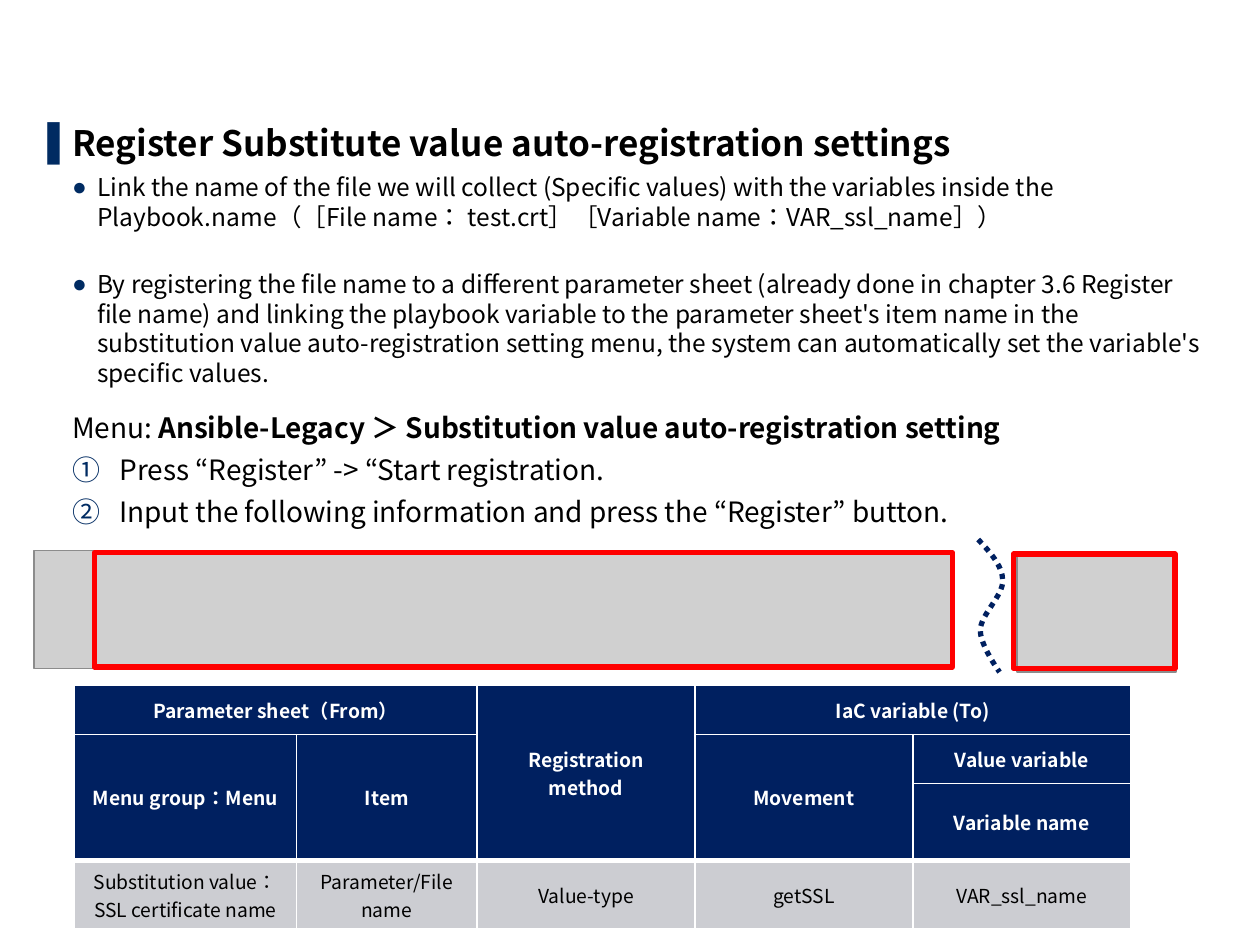
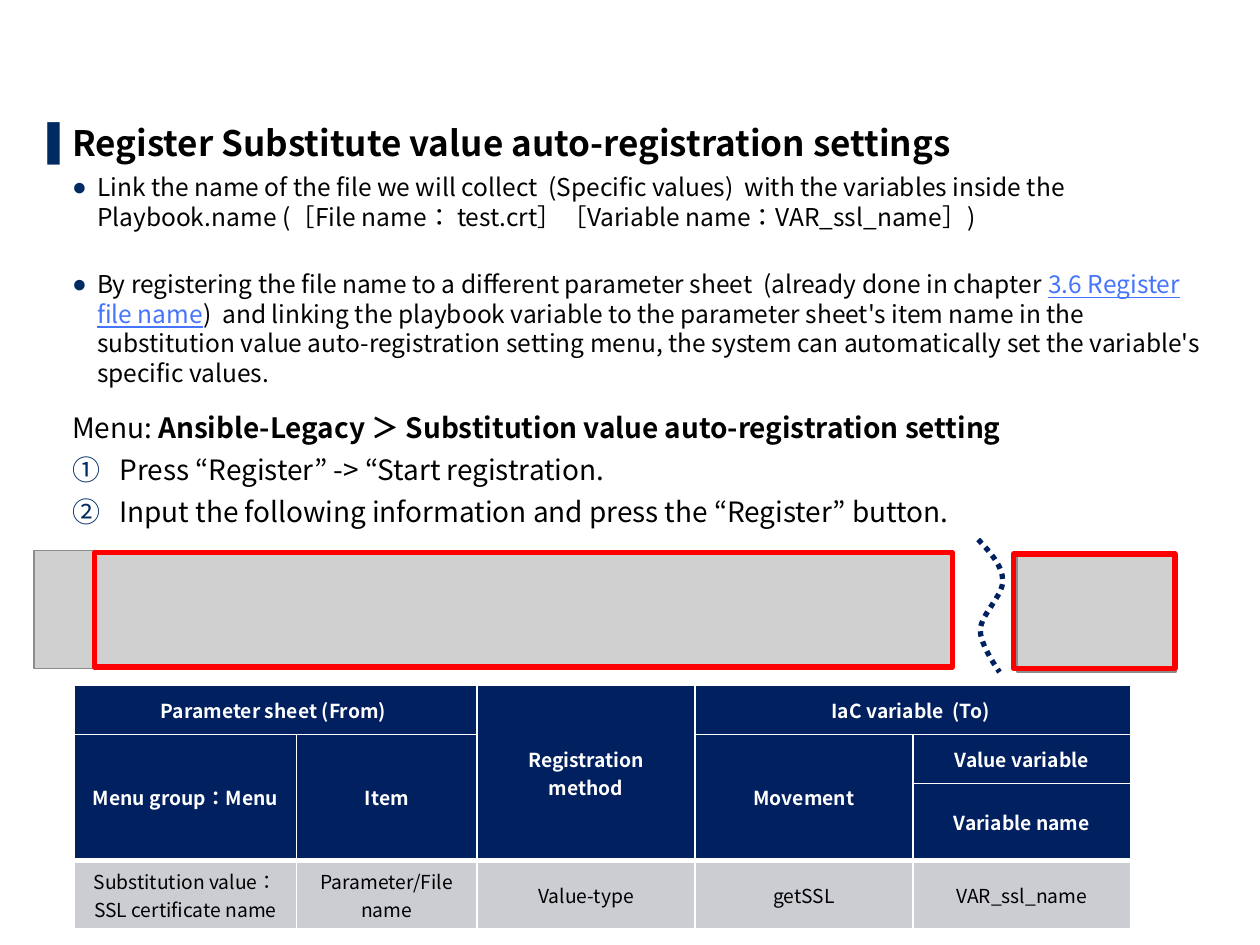
Before and after one commit to exastro-suite/it-automation-docs, a slide deck: slide 62 of asset/Learn/ITA-collect-compare_practice_en.pptx (slide 60 before the commit). Drawn at 1260x945 pixels with LibreOffice and Linux fonts; fonts in the diff are those of the drawing; grey boxes stand for pictures; background and template pictures are left out. Boxes give left, top, right and bottom in pixels: in the first picture for what was removed or moved away, otherwise in the second. Text is boxed around its words. In the diff, an @@ line names an element or a change of style, - is before the commit and + after.

```diff
--- a/asset/Learn/ITA-collect-compare_practice_en.pptx
+++ b/asset/Learn/ITA-collect-compare_practice_en.pptx
@@ text at (97, 176, 1065, 232): text changed @@
-  ● Link the name of the file we will collect (Specific values) with the variables inside the Playbook.name（［File name： test.crt］［Variable name：VAR_ssl_name］）
+  ● Link the name of the file we will collect (Specific values) with the variables inside the Playbook.name (［File name： test.crt］［Variable name：VAR_ssl_name］)
@@ text at (97, 273, 1200, 388): text colour #000000 to #4575FD, underline on in "3.6 Register file name)" @@
@@ table at (74, 685, 1130, 922) @@
-row 1, column 1: Parameter sheet（From）
+row 1, column 1: Parameter sheet (From)
```
Also in this commit, not shown: 64 other slides changed, 2 slides added, 11 other files.
